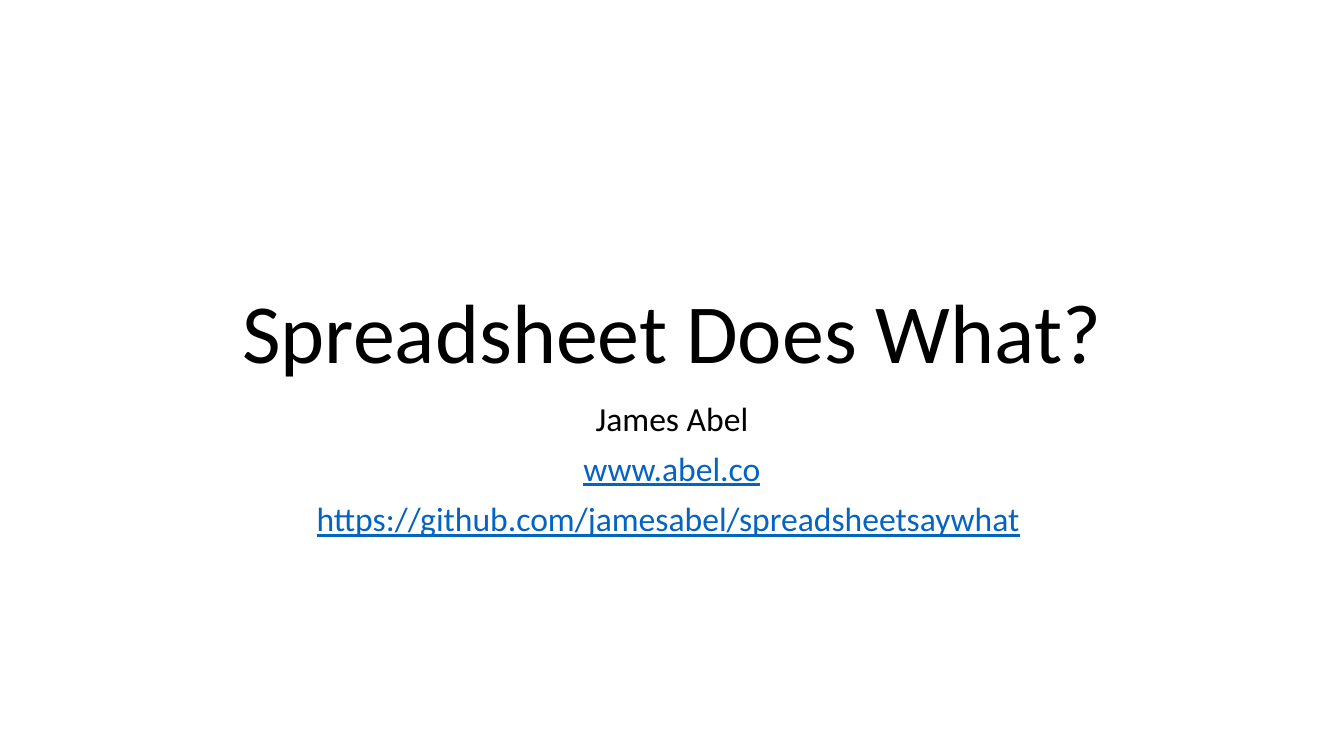
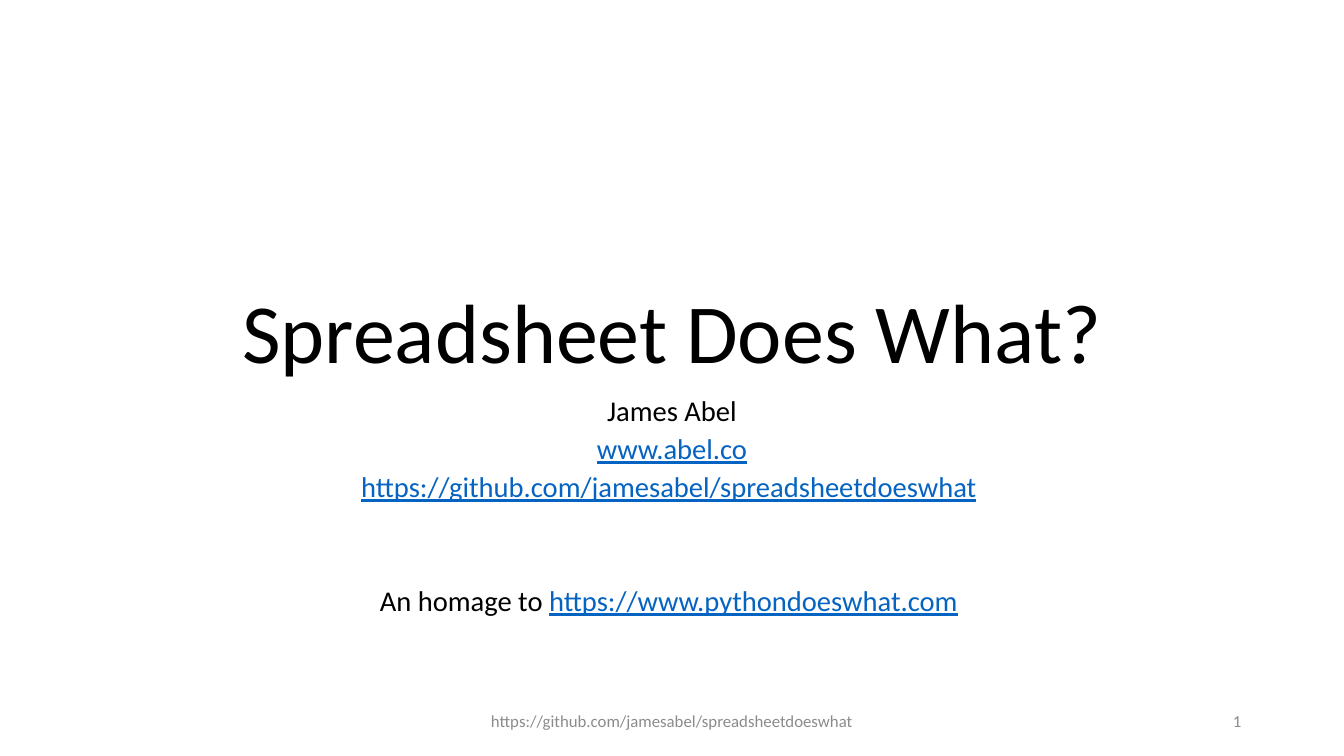
Before and after one commit to jamesabel/spreadsheetdoeswhat, a slide deck: slide 1 of SF Python SpreadsheetDoesWhat.pptx. Drawn at 1344x756 pixels with LibreOffice and Linux fonts; fonts in the diff are those of the drawing. Boxes give left, top, right and bottom in pixels: in the first picture for what was removed or moved away, otherwise in the second. Text is boxed around its words. In the diff, an @@ line names an element or a change of style, - is before the commit and + after.

Commit message:
updates for presentation

```diff
--- a/SF Python SpreadsheetDoesWhat.pptx
+++ b/SF Python SpreadsheetDoesWhat.pptx
@@ subtitle at [597,401,747,464]: size 24 to 20.4 pt in "James Abel", "www.abel.co"; line spacing 0.9 to 0.7 @@
@@ subtitle at [361,477,976,616]: text changed; size 24 to 20.4 pt @@
-https://github.com/jamesabel/spreadsheetsaywhat
+https://github.com/jamesabel/spreadsheetdoeswhat
+An homage to https://www.pythondoeswhat.com
@@ text added at [491,715,852,730], 12 pt, text #8C8C8C @@
+https://github.com/jamesabel/spreadsheetdoeswhat
@@ page number added at [1233,716,1241,727], 12 pt, text #8C8C8C @@
+1
```
Also in this commit, not shown: 11 slides added, 5 other files.
